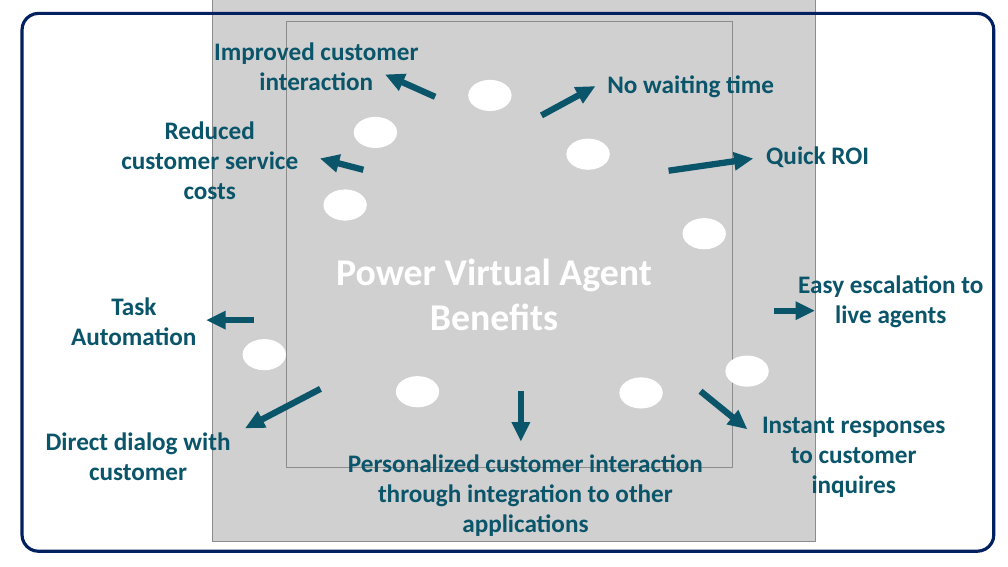
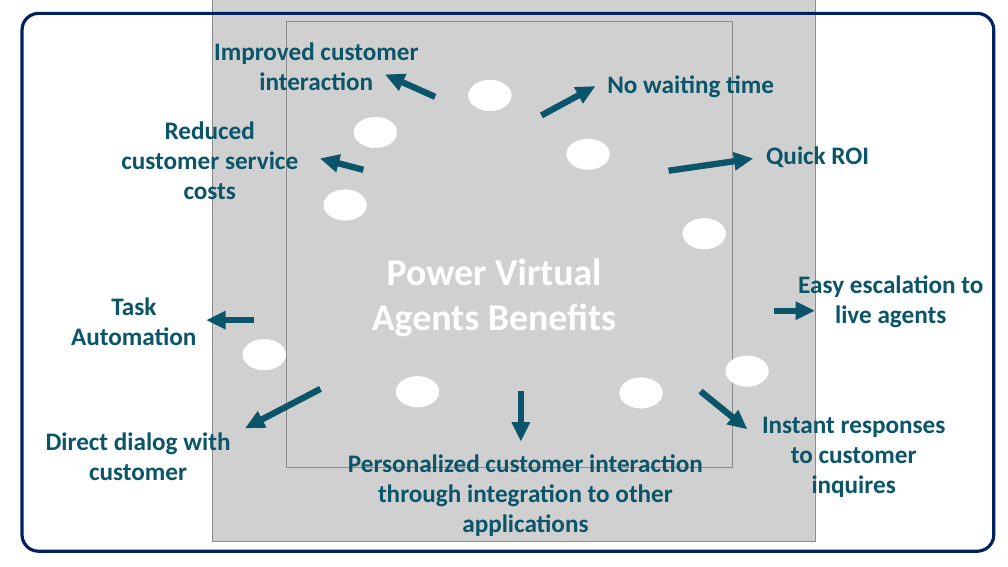
Before and after one commit to wwlpublish/learn-bizapps-pr-test, a slide deck: slide 1 of learn-bizapps-pr/power-virtual-agent/power-virtual-agent-bots/media-layered/pva-images.pptx. Drawn at 1008x567 pixels with LibreOffice and Linux fonts; fonts in the diff are those of the drawing; grey boxes stand for pictures. Boxes give left, top, right and bottom in pixels: in the first picture for what was removed or moved away, otherwise in the second. Text is boxed around its words. In the diff, an @@ line names an element or a change of style, - is before the commit and + after.

```diff
--- a/learn-bizapps-pr/power-virtual-agent/power-virtual-agent-bots/media-layered/pva-images.pptx
+++ b/learn-bizapps-pr/power-virtual-agent/power-virtual-agent-bots/media-layered/pva-images.pptx
@@ text at bbox=[372, 259, 616, 336]: text changed @@
-Power Virtual Agent Benefits
+Power Virtual Agents Benefits
```
Also in this commit, not shown: 4 other slides changed.
